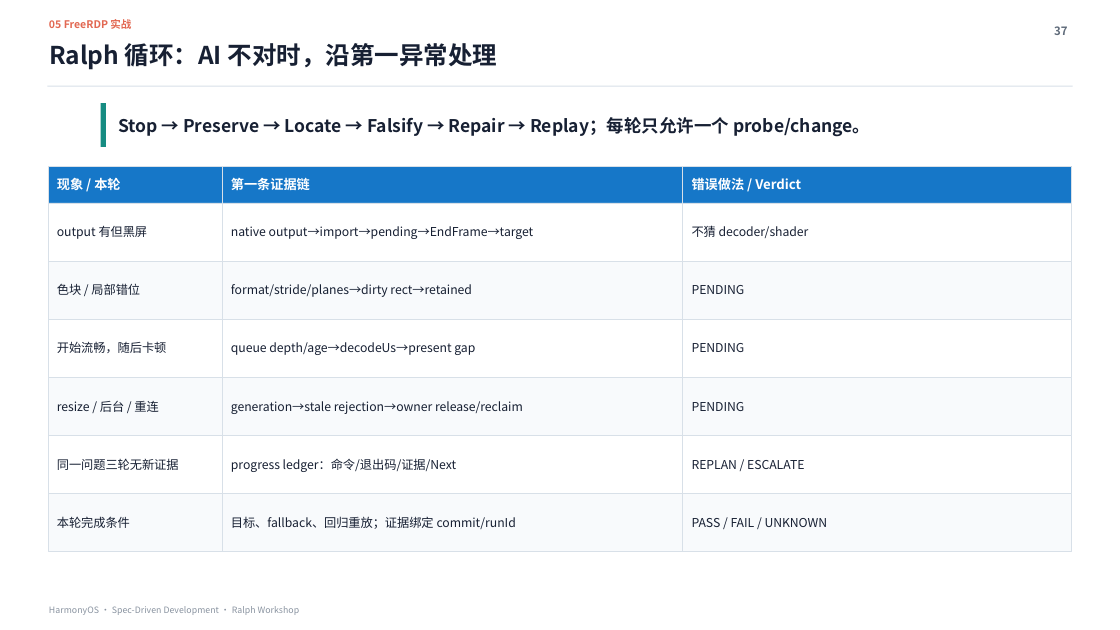
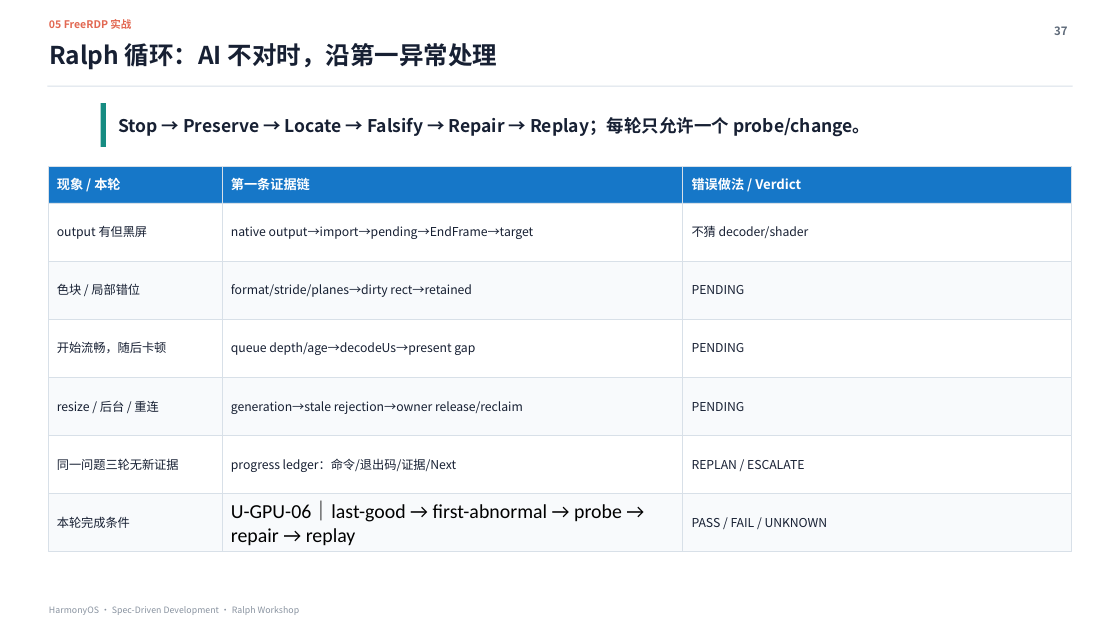
Before and after one commit to xiaomu120413/harmonyos-sdd-ralph-workshop, a slide deck: slide 37 of deliverables/HarmonyOS_SDD_Ralph_Workshop_MDM证据增强版.pptx. Drawn at 1120x630 pixels with LibreOffice and Linux fonts; fonts in the diff are those of the drawing. Boxes give left, top, right and bottom in pixels: in the first picture for what was removed or moved away, otherwise in the second. Text is boxed around its words. In the diff, an @@ line names an element or a change of style, - is before the commit and + after.

```diff
--- a/deliverables/HarmonyOS_SDD_Ralph_Workshop_MDM证据增强版.pptx
+++ b/deliverables/HarmonyOS_SDD_Ralph_Workshop_MDM证据增强版.pptx
@@ text at (231,501,622,546): text changed; size 10.5 to 17 pt; font Noto Sans CJK SC to Calibri; text colour #172033 to #000000 @@
-目标、fallback、回归重放；证据绑定 commit/runId
+U-GPU-06｜last-good → first-abnormal → probe → repair → replay
```
Also in this commit, not shown: 7 other slides changed, 11 other files.
